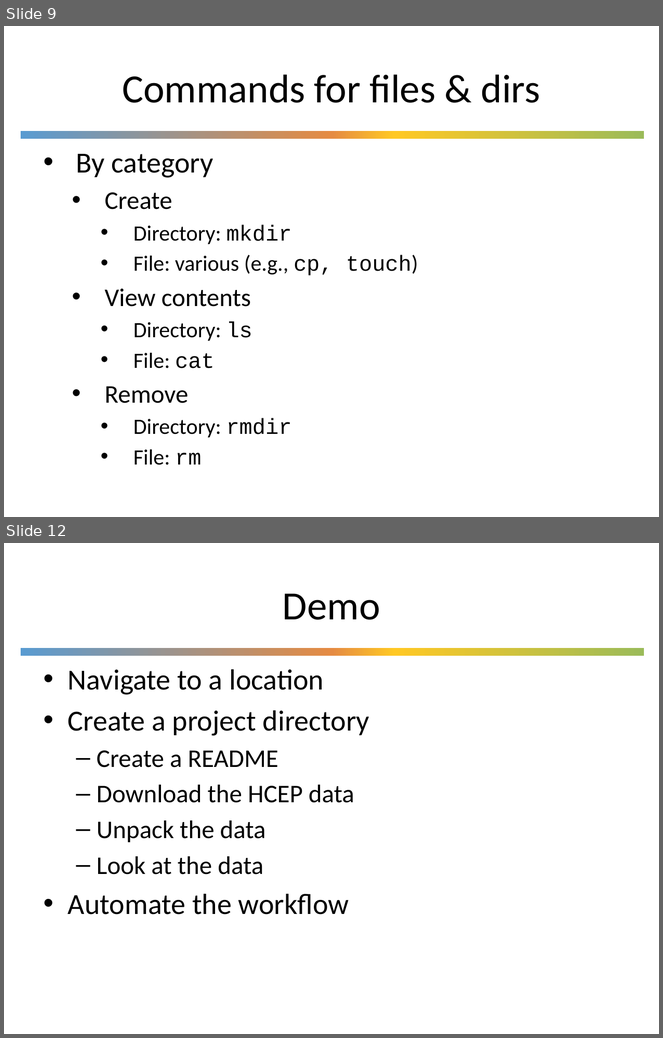
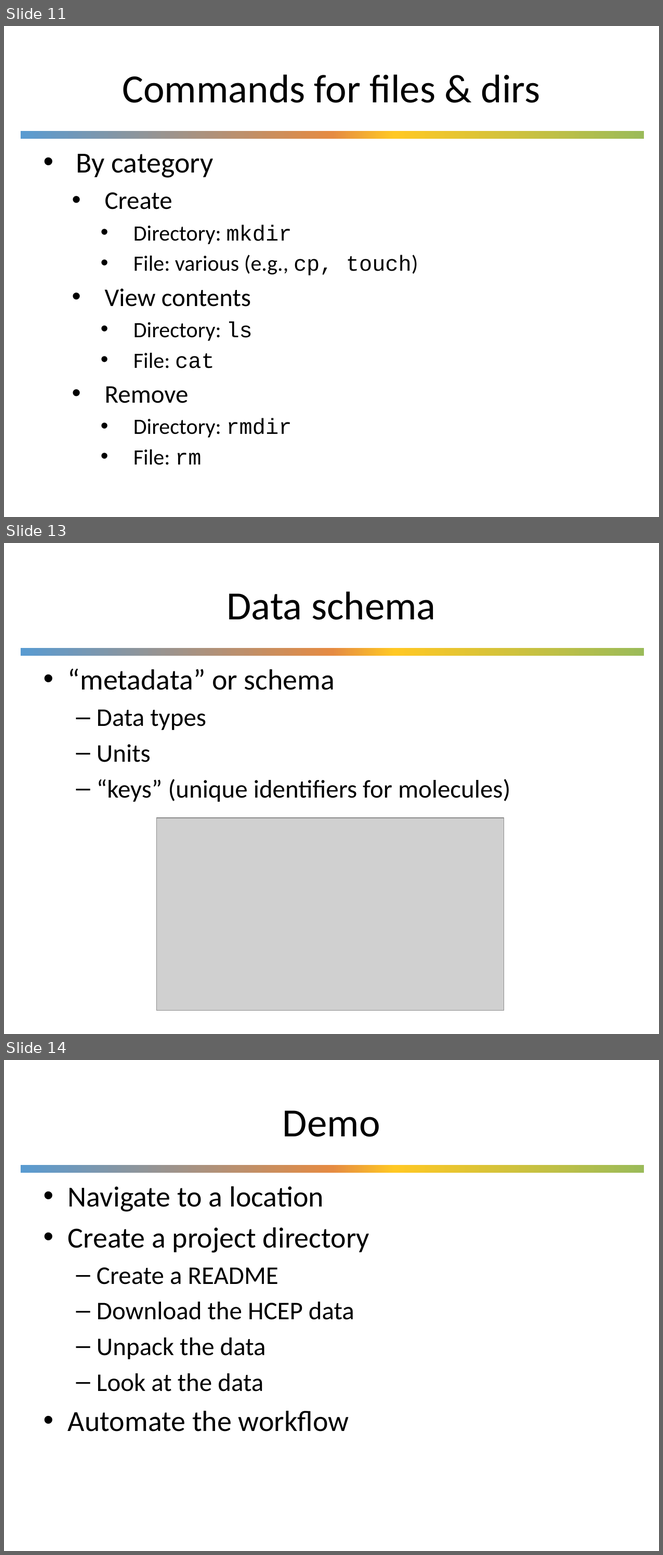
Before and after one commit to UWDIRECT/UWDIRECT.github.io, a slide deck: Wi21_content/SEDS/L1.1.Command_Line.pptx. Shown one above the other, each under a label of ours: slides 9 and 12 before the commit, slides 11, 13 and 14 after it; the slides between them are not shown. The pictures are 663x1038 and 663x1555 pixels, drawn with LibreOffice and Linux fonts; fonts in the diff are those of the drawing; grey boxes stand for pictures; background and template pictures are left out. Boxes give left, top, right and bottom in pixels: in the first picture for what was removed or moved away, otherwise in the second. Text is boxed around its words. In the diff, an @@ line names an element or a change of style, - is before the commit and + after.

Commit message:
revised slides for Tue lecture

```diff
--- a/Wi21_content/SEDS/L1.1.Command_Line.pptx
+++ b/Wi21_content/SEDS/L1.1.Command_Line.pptx
@@ slide 13 added at box(4, 543, 659, 1034), background #FFFFFF; not listed: 1 template element that a slide beside it also shows @@
@@ title added at box(227, 591, 436, 620), 44 pt, text #000000 @@
+Data schema
@@ text added at box(68, 668, 510, 802), 28 pt, text #000000 @@
+• “metadata” or schema
+  – Data types
+  – Units
+  – “keys” (unique identifiers for molecules)
@@ picture added at box(157, 818, 504, 1011) @@
@@ what was slide 9 is now slide 11 @@
@@ what was slide 12 is now slide 14 @@
```
Also in this commit, not shown: 1 other slide added.
